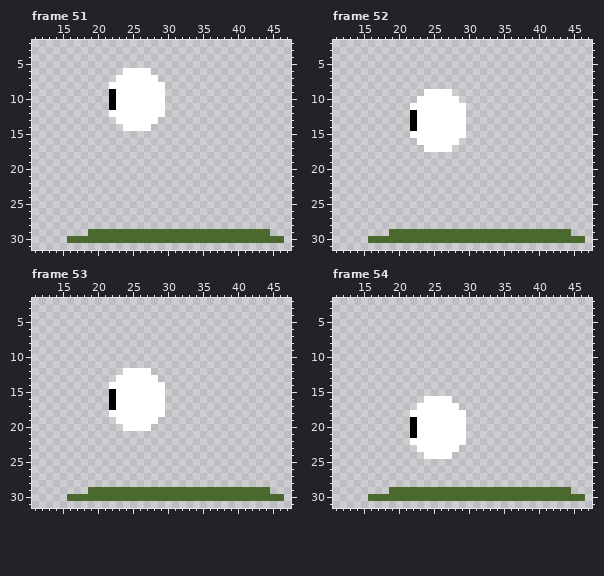
Edited in one commit: pixel-art file (Sprites/dev/Monster_death.ase). Above is the file before it was changed.
48x32 pixels, 80 frames. Shown: frame 51: x 11..47, y 2..31; frame 52: x 11..47, y 2..31; frame 53: x 11..47, y 2..31; frame 54: x 11..47, y 2..31. The commit also changed other frames, which this record leaves out.
After:
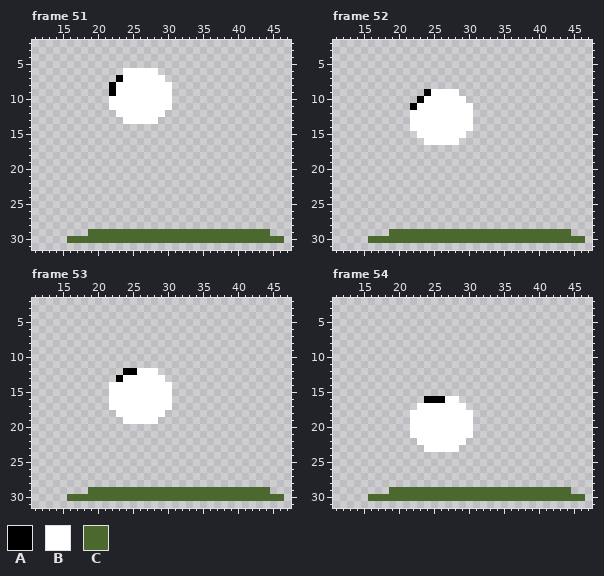
Palette (. is transparent): A #000000  B #ffffff  C #4b692f
Diff:
Frame 51, layer "Eye":
y 6: x 28 . -> B
y 7: x 23 B -> A; x 29 . -> B
y 8: x 22 B -> A; x 30 . -> B
y 9: x 30 . -> B
y 10..11: x 22 A -> B; x 30 . -> B
y 12: x 22 B -> .
y 13: x 23 B -> .
y 14: x 24..27 BBBB -> ....
Frame 52, layers "Layer 5", "Eye":
y 9: x 24 B -> A; x 28 . -> B
y 10: x 23 B -> A; x 29 . -> B
y 11: x 22 B -> A; x 30 . -> B
y 12..14: x 22 A -> B; x 30 . -> B
y 15: x 22 B -> .
y 16: x 23 B -> .
y 17: x 24..27 BBBB -> ....
Frame 53, layer "Eye":
y 12: x 24..25 BB -> AA; x 28 . -> B
y 13: x 23 B -> A; x 29 . -> B
y 14: x 30 . -> B
y 15..17: x 22 A -> B; x 30 . -> B
y 18: x 22 B -> .
y 19: x 23 B -> .
y 20: x 24..27 BBBB -> ....
Frame 54, layer "Eye":
y 16: x 24..26 BBB -> AAA; x 28 . -> B
y 17: x 29 . -> B
y 18: x 30 . -> B
y 19..21: x 22 A -> B; x 30 . -> B
y 22: x 22 B -> .
y 23: x 23 B -> .
y 24: x 24..27 BBBB -> ....
